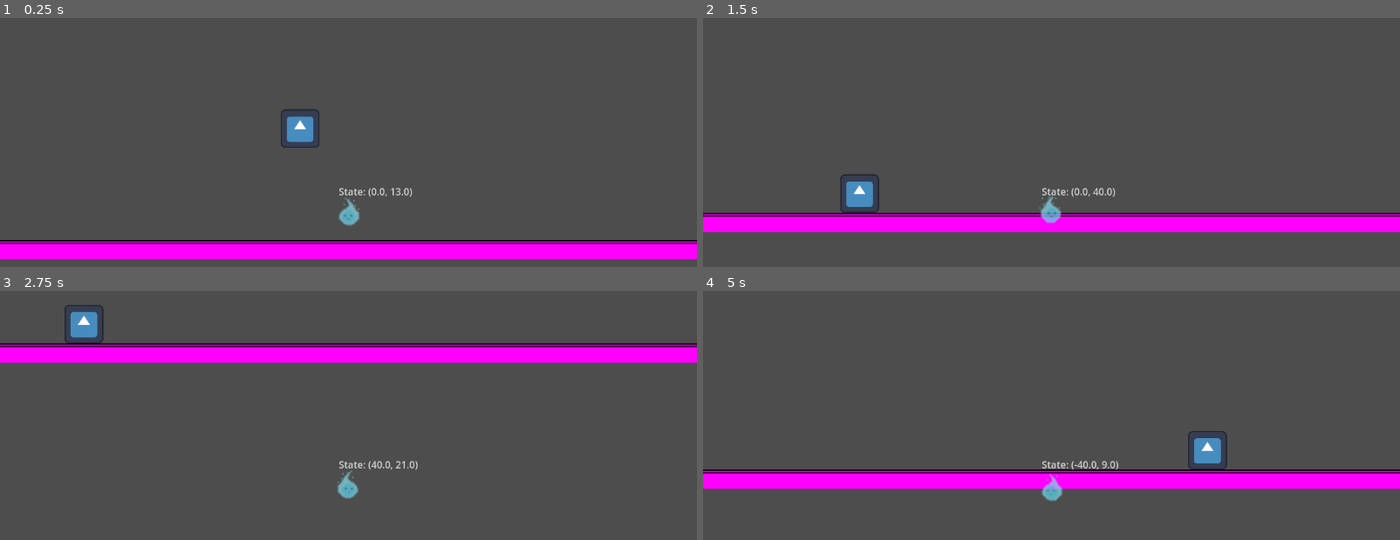
Above: before the commit, frames 1-4 (two rows, left to right).
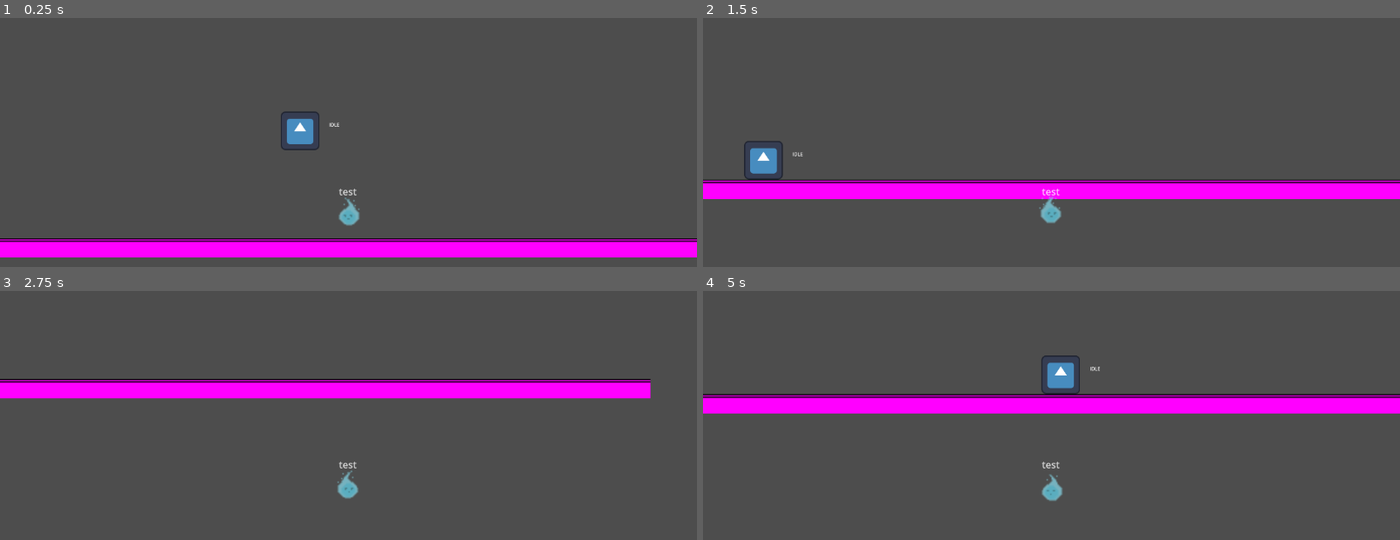
Above: after the commit, the same moments.

Repository: bustercrow-3818/uninvited-guest
Game: Godot game, scene res://objects/temp_plat/temp_plat.tscn
Same seed, same stepped clock (60 frames per second), same inputs: the game is played once before the commit and once after it. The project has no main scene, so this scene is started directly. The engine's default icon, where the game draws it, is replaced by a stand-in: a white triangle on a blue panel in a dark square.
Inputs:
- Up to frame 1 (0.25 s): no input
- Up to frame 2 (1.5 s): hold D (right) 0.53-1.28 s; tap Space (dash) at 0.6 s; tap X (release, bound only after the commit) at 0.8, 1.35 s; hold S (down) from 1.28 s (still down)
- Up to frame 3 (2.75 s): tap Space (dash) at 1.55, 2.1 s; release S (down) at 2.03 s; hold D (right) from 2.03 s (still down); tap X (release, bound only after the commit) at 2.3 s
- Up to frame 4 (5 s): release D (right) at 2.78 s; hold W (up) 2.78-3.53 s; tap X (release, bound only after the commit) at 2.85, 3.8, 4.35 s; tap Space (dash) at 3.05, 3.6, 4.55 s; hold A (left) from 3.53 s (still down)

The runs differ from the first frame. In frame 1, 3.2% of the frame differs, in the area x 0-100%, y 36-97%; in frame 2, 16%; in frame 3, 16%; in frame 4, 17%, in the area x 0-100%, y 25-80%.

Commit message:
final fixes on motion and implemented possession

Diff:
--- a/entities/movement_instructions.gd
+++ b/entities/movement_instructions.gd
@@ -2,7 +2,9 @@
 extends Node
 class_name MovementInstructions
 
+@export_category("Physics")
 @export var move_speed: float
+@export var decel: float
 @export var gravity: float
 @export var terminal_velocity: float
 
@@ -13,7 +15,8 @@
 	IDLE,
 	DASHING,
 	MOVING,
-	VOID
+	VOID,
+	STOPPING
 }
 
 var current_state := states.IDLE
@@ -30,6 +33,7 @@
 	pass
 
 func _physics_process(_delta: float) -> void:
+	fall()
 	process_state()
 
 	match current_state:
@@ -37,6 +41,8 @@
 			dash(_delta)
 		states.MOVING:
 			move()
+		states.STOPPING:
+			slow()
 		states.IDLE:
 			idle()
 
@@ -46,17 +52,19 @@
 func get_state() -> states:
 	return current_state
 
+func get_state_name() -> String:
+	return states.find_key(current_state)
+
 func slow() -> void:
 	if velocity.x != 0:
-		velocity.x = move_toward(velocity.x, 0, gravity)
-	#fall()
+		velocity.x = move_toward(velocity.x, 0, decel)
+	if velocity.x == 0:
+		current_state = states.IDLE
 
 func fall() -> void:
 	velocity.y = move_toward(velocity.y, terminal_velocity, gravity)
 
 func idle() -> void:
-	slow()
-	fall()
 	direction = Vector2.ZERO
 
 func dash(_delta: float) -> void:
--- a/entities/npc/npc.gd
+++ b/entities/npc/npc.gd
@@ -1,16 +1,33 @@
 extends Entity
 class_name NPC
+
+@onready var debug: Label = $Label
+
+var modes: Dictionary
 
 func _ready() -> void:
 	initialize()
 
 func _physics_process(_delta: float) -> void:
+	debug.text = move_instructions.get_state_name()
 	velocity = move_instructions.get_velocity()
 	move_and_slide()
 
 func connect_signals() -> void:
-
+	SignalBus.possessed.connect(switch_mode)
+	SignalBus.release.connect(switch_mode)
 	pass
 
 func initialize() -> void:
+	for i in get_children():
+		if i is MovementInstructions:
+			modes[i.name] = i
 	connect_signals()
+
+func switch_mode(body: Node, new_mode: String) -> void:
+	if body != self:
+		return
+	if move_instructions == modes[new_mode]:
+		pass
+	else:
+		move_instructions = modes[new_mode]
--- a/entities/npc/npc.tscn
+++ b/entities/npc/npc.tscn
@@ -1,8 +1,9 @@
-[gd_scene load_steps=7 format=3 uid="uid://b6by0hr2yqoun"]
+[gd_scene load_steps=8 format=3 uid="uid://b6by0hr2yqoun"]
 
 [ext_resource type="Script" uid="uid://dp3vx4bhsowe1" path="res://entities/npc/npc.gd" id="1_e3lg2"]
 [ext_resource type="Texture2D" uid="uid://clm43k8aygw46" path="res://assets/icon.svg" id="2_7bf1a"]
 [ext_resource type="Script" uid="uid://c0ck0sdchwws4" path="res://entities/npc/npc_movement.gd" id="3_7bf1a"]
+[ext_resource type="Script" uid="uid://chm1g45n64u0" path="res://entities/npc/possessed_movement.gd" id="4_wfxk4"]
 
 [sub_resource type="AtlasTexture" id="AtlasTexture_wfxk4"]
 atlas = ExtResource("2_7bf1a")
@@ -42,8 +43,24 @@
 timer = NodePath("walk_timer")
 walk_interval = Vector2(1, 2)
 move_speed = 60.0
+decel = 2.0
 gravity = 2.0
 terminal_velocity = 300.0
 metadata/_custom_type_script = "uid://c0ck0sdchwws4"
 
 [node name="walk_timer" type="Timer" parent="NPCMovement"]
+
+[node name="PossessedMovement" type="Node" parent="."]
+script = ExtResource("4_wfxk4")
+move_speed = 90.0
+decel = 3.0
+gravity = 2.0
+terminal_velocity = 300.0
+metadata/_custom_type_script = "uid://chm1g45n64u0"
+
+[node name="Label" type="Label" parent="."]
+offset_left = 96.0
+offset_top = -32.0
+offset_right = 136.0
+offset_bottom = -9.0
+text = "test"
--- /dev/null
+++ b/entities/npc/possessed_movement.gd
@@ -0,0 +1,20 @@
+extends MovementInstructions
+class_name PossessedMovement
+
+func move() -> void:
+	direction = Input.get_vector("left", "right", "up", "down").normalized()
+	velocity.x = direction.x * move_speed
+
+func process_state() -> void:
+	if (Input.is_action_pressed("down") or Input.is_action_pressed("up") or Input.is_action_pressed("left") or Input.is_action_pressed("right")):
+		current_state = states.MOVING
+	else:
+		current_state = states.STOPPING
+
+func initialize() -> void:
+
+	pass
+
+func connect_signals() -> void:
+
+	pass
--- a/entities/player/player.gd
+++ b/entities/player/player.gd
@@ -1,36 +1,65 @@
 extends Entity
 class_name Player
 
-@export var dash_speed: float
-@export var dash_time: float
+@export var sprite: AnimatedSprite2D
+@export var camera: Camera2D
 
-@export var sprite: AnimatedSprite2D
+var possessing: bool = false
 
-@onready var status: Label = $status
-
-enum states {
-	IDLE,
-	DASHING,
-	FLOATING
-}
-
-var current_state := states.IDLE
-
-
+func _ready() -> void:
+	initialize()
 
 func _physics_process(_delta: float) -> void:
-	status.text = "State: " + str(velocity)
+	if Input.is_action_just_pressed("release") and possessing == true:
+		release_victim()
 
-	if velocity.x > 0:
-		sprite.flip_h = true
-	elif velocity.x < 0:
-		sprite.flip_h = false
+	if possessing == true:
+		pass
+	else:
+		if velocity.x > 0:
+			sprite.flip_h = true
+		elif velocity.x < 0:
+			sprite.flip_h = false
 
-	velocity = move_instructions.get_velocity()
-	move_and_slide()
+		velocity = move_instructions.get_velocity()
+		move_and_slide()
+		possess_target()
 
 func connect_signals() -> void:
-	pass
+	SignalBus.broadcast_bounds.connect(set_cam_bounds)
 
 func initialize() -> void:
-	pass
+	SignalBus.request_bounds.emit()
+	connect_signals()
+
+func set_cam_bounds(bounds: Vector2) -> void:
+	@warning_ignore("narrowing_conversion")
+	camera.limit_bottom = bounds.y
+	@warning_ignore("narrowing_conversion")
+	camera.limit_right = bounds.x
+	camera.limit_top = 0
+	camera.limit_left = 0
+
+func possess_target() -> void:
+	var state = move_instructions.get_state()
+	if move_and_slide() == true and state == move_instructions.states.DASHING:
+		var collision = get_last_slide_collision().get_collider()
+		if collision is Entity:
+			switch_pov(collision)
+			collision.modulate = Color(0.154, 0.653, 0.934, 1.0)
+
+func switch_pov(target: Node) -> void:
+	camera.reparent(target)
+	hide()
+	possessing = true
+	SignalBus.possessed.emit(target, "PossessedMovement")
+
+func release_victim() -> void:
+	var victim: Node = camera.get_parent()
+
+	victim.modulate = Color(1, 1, 1, 1)
+	position = victim.position + Vector2(0, -32)
+	possessing = false
+	show()
+	camera.reparent(self)
+	SignalBus.release.emit(victim, "NPCMovement")
--- a/entities/player/player.tscn
+++ b/entities/player/player.tscn
@@ -72,7 +72,7 @@
 [sub_resource type="CircleShape2D" id="CircleShape2D_symyc"]
 radius = 8.0
 
-[node name="player" type="CharacterBody2D" node_paths=PackedStringArray("sprite", "move_instructions")]
+[node name="player" type="CharacterBody2D" node_paths=PackedStringArray("sprite", "camera", "move_instructions")]
 modulate = Color(1, 1, 1, 0.7529412)
 z_index = 1
 collision_layer = 2
@@ -81,9 +81,8 @@
 platform_on_leave = 2
 platform_floor_layers = 4294967040
 script = ExtResource("1_abrql")
-dash_speed = 800.0
-dash_time = 0.12
 sprite = NodePath("AnimatedSprite2D")
+camera = NodePath("Camera2D")
 move_instructions = NodePath("player_movement")
 
 [node name="AnimatedSprite2D" type="AnimatedSprite2D" parent="."]
@@ -108,8 +107,10 @@
 
 [node name="player_movement" parent="." instance=ExtResource("3_sglur")]
 script = ExtResource("4_bls4j")
-dash_speed = 800.0
-dash_time = 0.12
+speed = 500.0
+time = 0.15
+cooldown_time = 1.0
 move_speed = 40.0
+decel = 1.0
 gravity = 1.0
 terminal_velocity = 30.0
--- a/entities/player/player_movement.gd
+++ b/entities/player/player_movement.gd
@@ -1,10 +1,13 @@
 extends MovementInstructions
 class_name PlayerMovement
 
-@export var dash_speed: float
-@export var dash_time: float
 
+@export_category("Dash Stats")
+@export var speed: float
+@export var time: float
+@export var cooldown_time: float
 
+var cooling: bool = false
 
 func move() -> void:
 	direction = Input.get_vector("left", "right", "up", "down").normalized()
@@ -16,11 +19,18 @@
 		fall()
 
 func dash(_delta: float) -> void:
-	velocity = direction * dash_speed
-	await get_tree().create_timer(dash_time).timeout
+	if cooling == false:
+		velocity = direction * speed
+		await get_tree().create_timer(time).timeout
+		cooling = true
+		cooldown()
 
 	current_state = states.IDLE
 	velocity = direction * move_speed
+
+func cooldown() -> void:
+	await get_tree().create_timer(cooldown_time).timeout
+	cooling = false
 
 func process_state() -> void:
 	if Input.is_action_just_pressed("dash"):
@@ -28,4 +38,4 @@
 	elif (Input.is_action_pressed("down") or Input.is_action_pressed("up") or Input.is_action_pressed("left") or Input.is_action_pressed("right")) and current_state != states.DASHING:
 		current_state = states.MOVING
 	elif current_state != states.DASHING:
-		current_state = states.IDLE
+		current_state = states.STOPPING
--- a/objects/stages/stage_1.tscn
+++ b/objects/stages/stage_1.tscn
@@ -897,7 +897,9 @@
 terrain_set_0/terrain_0/color = Color(0.5, 0.34375, 0.25, 1)
 sources/0 = SubResource("TileSetAtlasSource_h0uhq")
 
-[node name="stage_template" type="TileMapLayer"]
+[sub_resource type="WorldBoundaryShape2D" id="WorldBoundaryShape2D_b1742"]
+
+[node name="stage_1" type="TileMapLayer"]
 tile_map_data = PackedByteArray("AABJACkAAAACAAIAAABJACgAAAACAAEAAABJACcAAAACAAEAAABJACYAAAACAAEAAABJACUAAAACAAEAAABJAC …(7088 unchanged characters)…
 tile_set = SubResource("TileSet_pnw20")
 script = ExtResource("2_2kvq2")
@@ -915,3 +917,26 @@
 
 [node name="npc" parent="." instance=ExtResource("10_b1742")]
 position = Vector2(373, 552)
+
+[node name="StaticBody2D" type="StaticBody2D" parent="."]
+collision_layer = 3
+collision_mask = 3
+
+[node name="CollisionShape2D" type="CollisionShape2D" parent="StaticBody2D"]
+position = Vector2(568, 672)
+shape = SubResource("WorldBoundaryShape2D_b1742")
+
+[node name="CollisionShape2D2" type="CollisionShape2D" parent="StaticBody2D"]
+position = Vector2(0, 336)
+rotation = 1.5707964
+shape = SubResource("WorldBoundaryShape2D_b1742")
+
+[node name="CollisionShape2D3" type="CollisionShape2D" parent="StaticBody2D"]
+position = Vector2(448, 0)
+rotation = 3.1415927
+shape = SubResource("WorldBoundaryShape2D_b1742")
+
+[node name="CollisionShape2D4" type="CollisionShape2D" parent="StaticBody2D"]
+position = Vector2(1184, 256)
+rotation = 4.712389
+shape = SubResource("WorldBoundaryShape2D_b1742")
--- a/objects/stages/stage_template.gd
+++ b/objects/stages/stage_template.gd
@@ -1,9 +1,13 @@
 extends TileMapLayer
 
-var bounds: Rect2
+var bounds: Vector2
+
+func _ready() -> void:
+	initialize()
 
 func initialize() -> void:
-	bounds = get_used_rect() * tile_set.x
+	bounds = get_used_rect().size * tile_set.tile_size
+	SignalBus.broadcast_bounds.emit(bounds)
 
-func get_bounds() -> Rect2:
+func get_bounds() -> Vector2:
 	return bounds
--- a/objects/stages/stage_template.tscn
+++ b/objects/stages/stage_template.tscn
@@ -468,7 +468,8 @@
 8:9/0/terrain_set = 0
 
 [sub_resource type="TileSet" id="TileSet_pnw20"]
-physics_layer_0/collision_layer = 1
+physics_layer_0/collision_layer = 3
+physics_layer_0/collision_mask = 3
 terrain_set_0/mode = 0
 terrain_set_0/terrain_0/name = "Terrain 0"
 terrain_set_0/terrain_0/color = Color(0.5, 0.34375, 0.25, 1)
--- a/project.godot
+++ b/project.godot
@@ -13,6 +13,10 @@
 config/name="uninvited guest"
 config/features=PackedStringArray("4.5", "GL Compatibility")
 config/icon="res://assets/icon.svg"
+
+[autoload]
+
+SignalBus="*res://signal_bus.gd"
 
 [input]
 
@@ -45,6 +49,11 @@
 "events": [Object(InputEventKey,"resource_local_to_scene":false,"resource_name":"","device":-1,"window_id":0,"alt_press …(191 unchanged characters)…
 ]
 }
+release={
+"deadzone": 0.2,
+"events": [Object(InputEventKey,"resource_local_to_scene":false,"resource_name":"","device":-1,"window_id":0,"alt_pressed":false,"shift_pressed":false,"ctrl_pressed":false,"meta_pressed":false,"pressed":false,"keycode":0,"physical_keycode":88,"key_label":0,"unicode":120,"location":0,"echo":false,"script":null)
+]
+}
 
 [rendering]
 
--- /dev/null
+++ b/signal_bus.gd
@@ -0,0 +1,8 @@
+extends Node
+
+@warning_ignore_start("unused_signal")
+signal request_bounds
+signal broadcast_bounds(bounds: Vector2)
+
+signal possessed(victim: Node, mode: String)
+signal release(victim: Node, mode: String)
Not shown, added: entities/npc/possessed_movement.gd.uid
Not shown: 1 places in objects/stages/stage_1.tscn that only renumber resources
Not shown, added: signal_bus.gd.uid
